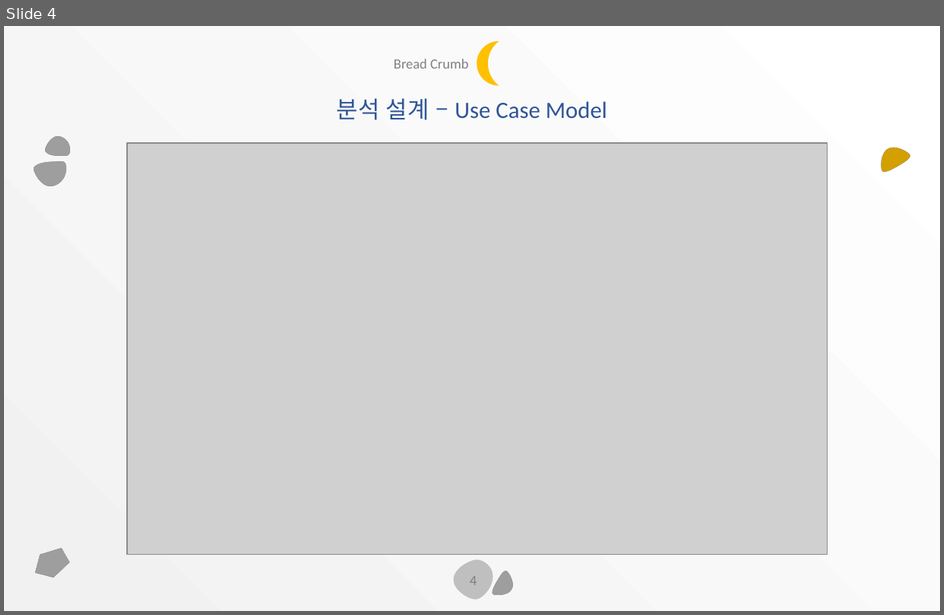
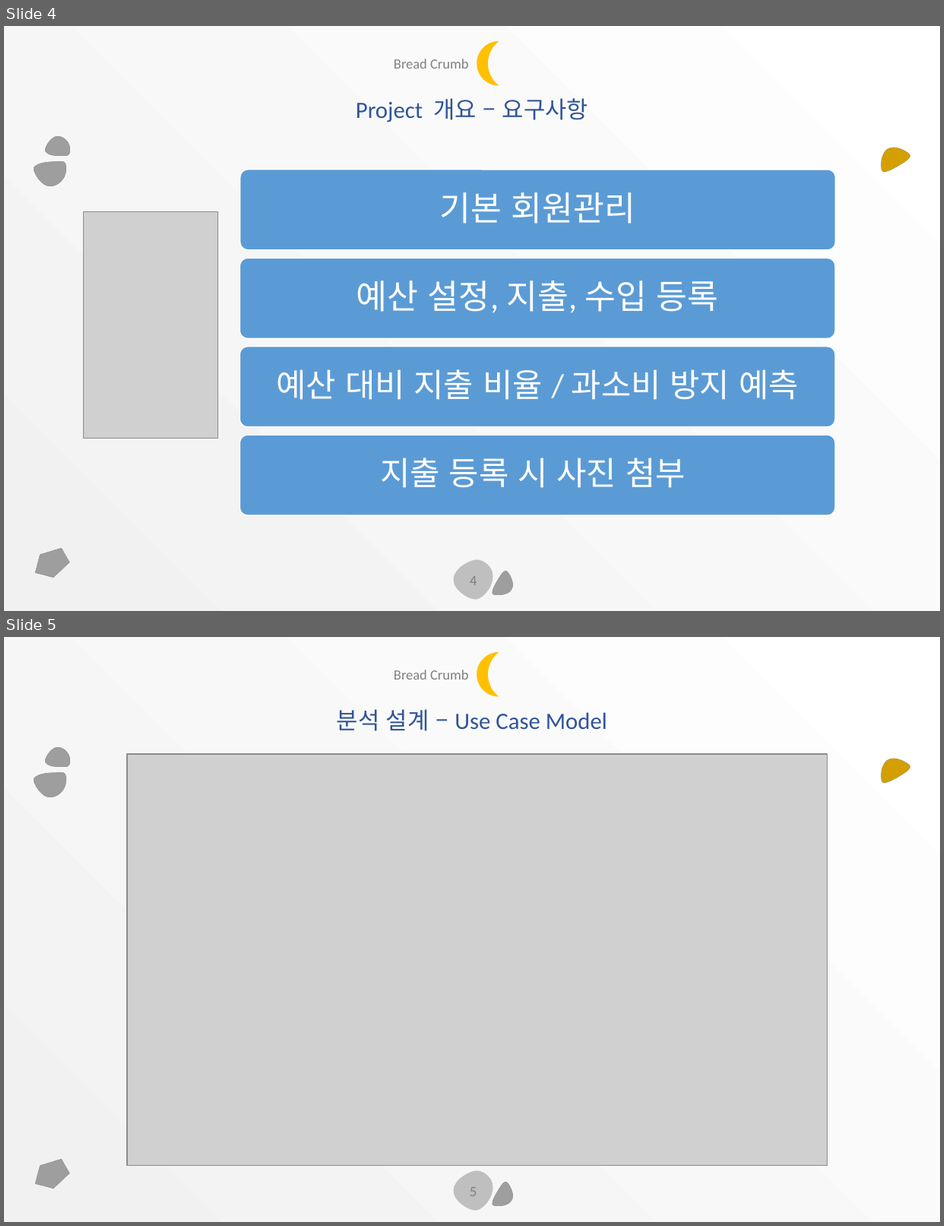
Before and after one commit to KangSage/bitcamp-newdeal-project, a slide deck: docs/Bread Crumb.pptx. Shown one above the other, each under a label of ours: slide 4 before the commit, slides 4 and 5 after it. The pictures are 944x615 and 944x1226 pixels, drawn with LibreOffice and Linux fonts; fonts in the diff are those of the drawing; grey boxes stand for pictures. Boxes give left, top, right and bottom in pixels: in the first picture for what was removed or moved away, otherwise in the second. Text is boxed around its words. In the diff, an @@ line names an element or a change of style, - is before the commit and + after.

```diff
--- a/docs/Bread Crumb.pptx
+++ b/docs/Bread Crumb.pptx
@@ slide 4 added at bbox=[4, 26, 940, 611], background gradient #F1F1F1 to #FFFFFF; not listed: 6 template elements that a slide beside it also shows @@
@@ title added at bbox=[394, 59, 468, 69], 10.8 pt, text #808080 @@
+Bread Crumb
@@ text added at bbox=[356, 98, 588, 123], 18 pt, text #2F5597 @@
+Project 개요 – 요구사항
@@ picture added at bbox=[84, 211, 218, 438] @@
@@ group added at bbox=[240, 169, 835, 515]: 4 rounded rectangles, 4 texts @@
+기본 회원관리
+예산 설정, 지출, 수입 등록
+예산 대비 지출 비율 / 과소비 방지 예측
+지출 등록 시 사진 첨부
@@ page number added at bbox=[453, 560, 493, 599], fill #BFBFBF, 11 pt, text #808080 @@
+4
@@ what was slide 4 is now slide 5 @@
@@ page number at bbox=[470, 1187, 477, 1196]: text changed @@
-4
+5
```
Also in this commit, not shown: 4 slides changed, 3 other slides added, 1 slide removed, 3 other files.
